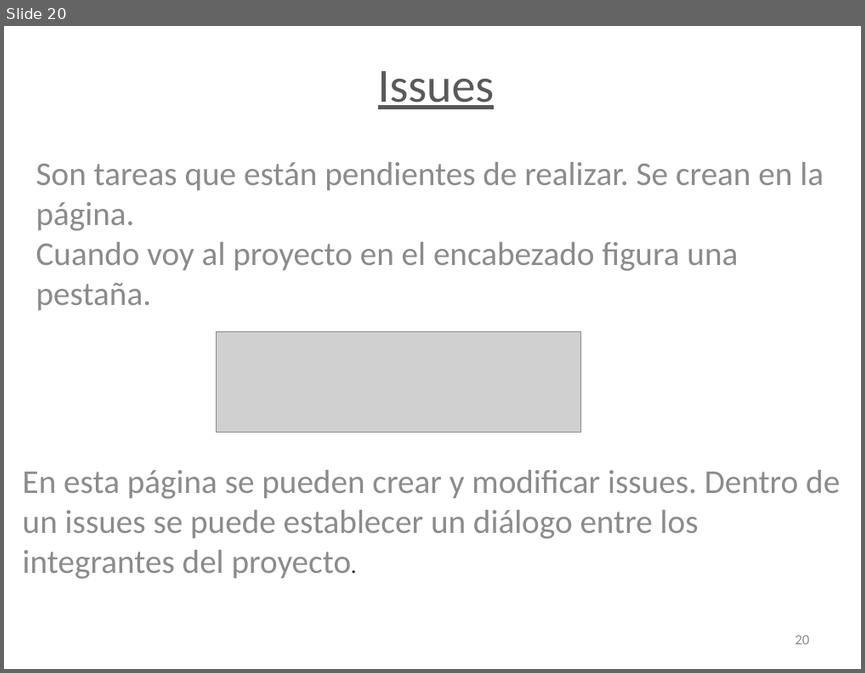
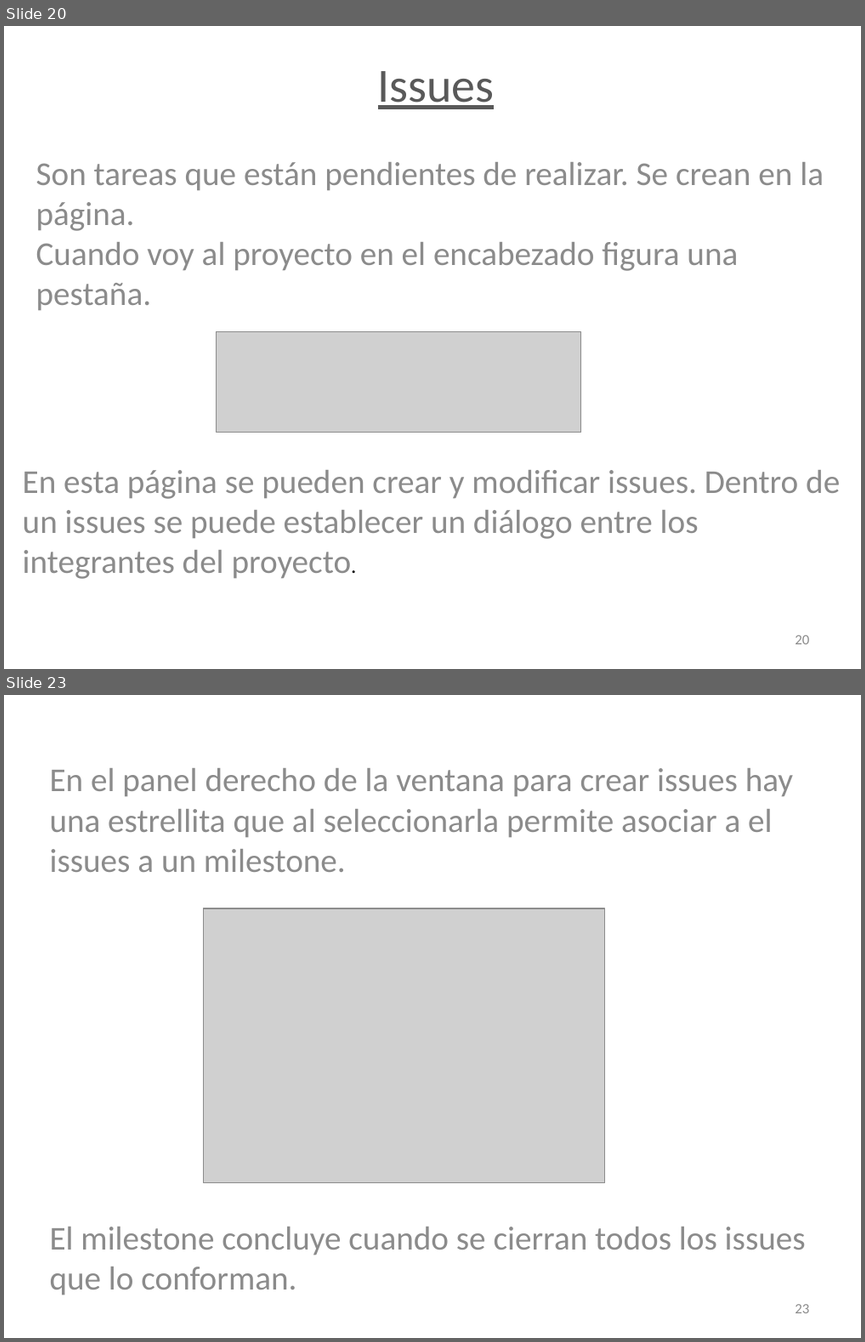
Before and after one commit to juanjomac/Profesorado, a slide deck: Sistema de Control de Versión Git.pptx. Shown one above the other, each under a label of ours: slide 20 before the commit, slides 20 and 23 after it; the slides between them are not shown. The pictures are 865x673 and 865x1342 pixels, drawn with LibreOffice and Linux fonts; fonts in the diff are those of the drawing; grey boxes stand for pictures. Boxes give left, top, right and bottom in pixels: in the first picture for what was removed or moved away, otherwise in the second. Text is boxed around its words. In the diff, an @@ line names an element or a change of style, - is before the commit and + after.

```diff
--- a/Sistema de Control de Versión Git.pptx
+++ b/Sistema de Control de Versión Git.pptx
@@ slide 23 added at (x1=4, y1=695, x2=861, y2=1338), background #FFFFFF @@
@@ text added at (x1=50, y1=768, x2=793, y2=872), 28 pt, text #8C8C8C @@
+En el panel derecho de la ventana para crear issues hay una estrellita que al seleccionarla permite asociar a el issues a un milestone.
@@ picture added at (x1=203, y1=908, x2=605, y2=1183) @@
@@ text added at (x1=50, y1=1226, x2=806, y2=1294), 28 pt, text #8C8C8C @@
+El milestone concluye cuando se cierran todos los issues que lo conforman.
@@ page number added at (x1=794, y1=1304, x2=809, y2=1313), 12 pt, text #8C8C8C @@
+23
```
Also in this commit, not shown: 3 other slides added, 2 slides removed.
